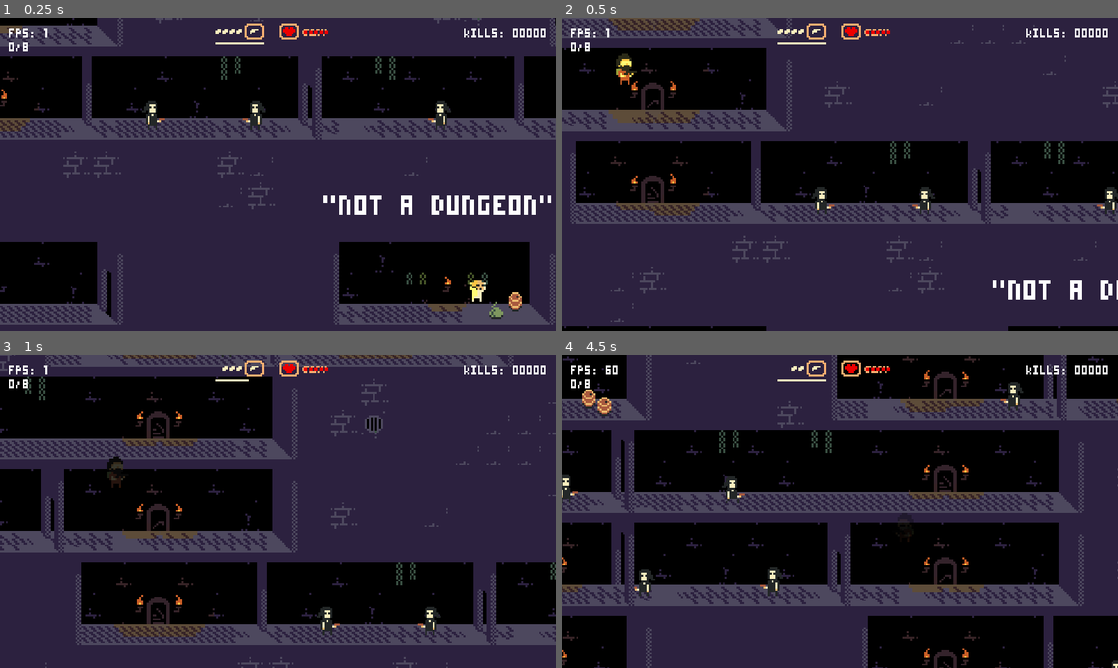
Above: before the commit, frames 1-4 (two rows, left to right).
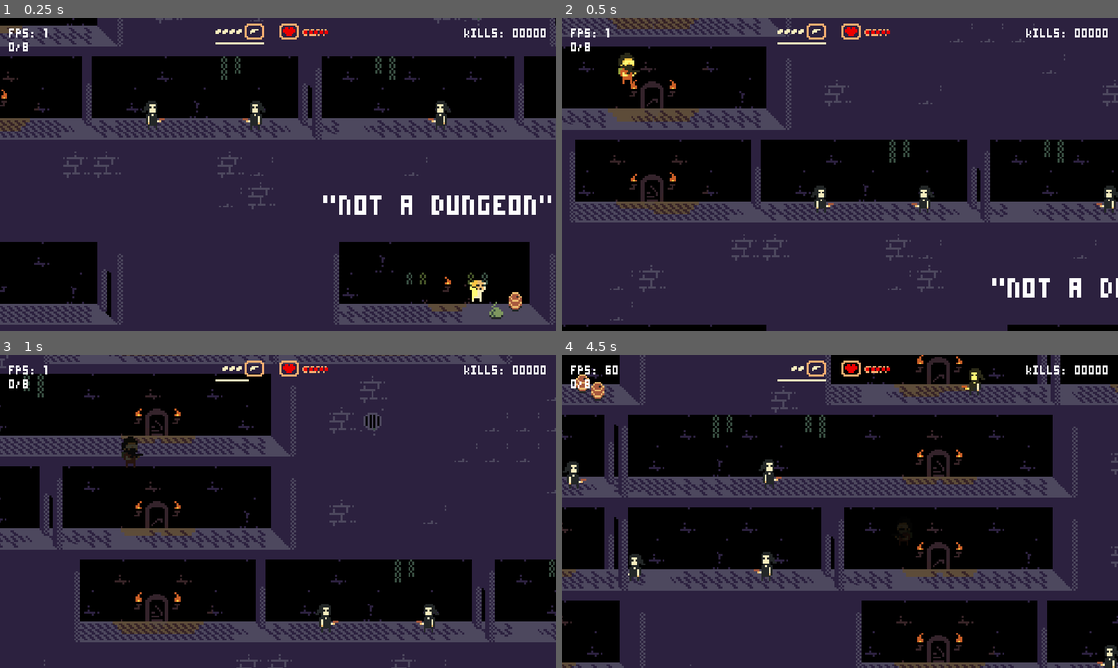
Above: after the commit, the same moments.

Repository: jimmyjonezz/gaminator20-dev
Game: Godot game, scene res://scene/main.tscn
Two runs of this game, one before a commit and one after it. Both use one fixed random seed, a clock stepped at 60 frames per second and the inputs below.
Inputs:
- Up to frame 1 (0.25 s): no input
- Up to frame 2 (0.5 s): no input
- Up to frame 3 (1 s): tap X (fire) at 0.5 s; hold Right (ui_right) from 0.53 s (still down); hold Z (enter) from 0.53 s (still down); tap Enter (ui_accept) at 0.77 s
- Up to frame 4 (4.5 s): tap X (fire) at 1.25, 1.35, 2, 2.75, 2.85, 3.5, 4.25, 4.35 s; release Right (ui_right) at 1.28 s; release Z (enter) at 1.28 s; hold Left (ui_left) 1.28-2.03 s; tap Enter (ui_accept) at 1.52, 3.02, 3.77 s; hold Z (enter) 2.03-2.78 s; hold Right (ui_right) 2.03-3.53 s; hold Z (enter) 3.53-4.28 s; hold Left (ui_left) from 3.53 s (still down)

Frame 1 is identical in both runs. In frame 2, 8.4% of the frame differs, in the area x 0-100%, y 0-100%; in frame 3, 15%; in frame 4, 39%.

Commit message:
1.5.3

Diff:
--- a/scene/enemy.tscn
+++ b/scene/enemy.tscn
@@ -205,9 +205,10 @@
 bus = "audio"
 
 [node name="rebirth" type="Timer" parent="."]
-wait_time = 60.0
+wait_time = 80.0
 [connection signal="area_entered" from="area2d" to="." method="_on_area2d_area_entered"]
 [connection signal="timeout" from="timer" to="." method="_on_timer_timeout"]
 [connection signal="timeout" from="dir_timer" to="." method="_on_dir_timer_timeout"]
 [connection signal="screen_entered" from="VisibilityNotifier2D" to="." method="_on_VisibilityNotifier2D_screen_entered"]
+[connection signal="screen_exited" from="VisibilityNotifier2D" to="." method="_on_VisibilityNotifier2D_screen_exited"]
 [connection signal="timeout" from="rebirth" to="." method="_on_rebirth_timeout"]
--- a/scene/main.tscn
+++ b/scene/main.tscn
@@ -27,6 +27,56 @@
 [sub_resource type="Shader" id=2]
 code = "shader_type canvas_item;
 
+uniform float precision;
+uniform float hue;
+
+const mat3 rgb2yiq = mat3(vec3(0.299, 0.587, 0.114), vec3(0.595716, -0.274453, -0.321263), vec3(0.211456, -0.522591, 0.311135));
+const mat3 yiq2rgb = mat3(vec3(1.0, 0.9563, 0.6210), vec3(1.0, -0.2721, -0.6474), vec3(1.0, -1.1070, 1.7046));
+
+void fragment() {
+	vec3 yColor = rgb2yiq * texture(SCREEN_TEXTURE, SCREEN_UV).rgb;
+	float originalHue = atan(yColor.b, yColor.g);
+	float finalHue = originalHue + hue;
+	float chroma = sqrt(yColor.b * yColor.b+yColor.g * yColor.g);
+	vec3 yFinalColor = vec3(yColor.r, chroma * cos(finalHue), chroma * sin(finalHue));
+
+	COLOR = vec4(yiq2rgb * yFinalColor, 1.0);
+}"
+
+[sub_resource type="ShaderMaterial" id=3]
+shader = SubResource( 2 )
+shader_param/precision = 1.0
+shader_param/hue = 1.0
+
+[sub_resource type="Shader" id=4]
+code = "shader_type canvas_item;
+
+// Source - https://godotengine.org/asset-library/asset/122
+
+uniform float brightness=0.8;
+uniform float contrast=1.5;
+uniform float saturation=1.8;
+
+void fragment() {
+
+	vec3 c = textureLod(SCREEN_TEXTURE,SCREEN_UV,0.0).rgb;
+
+	c.rgb = mix(vec3(0.0),c.rgb,brightness);
+	c.rgb = mix(vec3(0.5),c.rgb,contrast);
+	c.rgb = mix(vec3(dot(vec3(1.0),c.rgb)*0.33333),c.rgb,saturation);
+
+	COLOR.rgb=c;
+}"
+
+[sub_resource type="ShaderMaterial" id=5]
+shader = SubResource( 4 )
+shader_param/brightness = 0.8
+shader_param/contrast = 1.5
+shader_param/saturation = 1.8
+
+[sub_resource type="Shader" id=6]
+code = "shader_type canvas_item;
+
 void fragment() {
     vec3 col = -8.0 * texture(SCREEN_TEXTURE, SCREEN_UV).xyz;
     col += texture(SCREEN_TEXTURE, SCREEN_UV + vec2(0.0, SCREEN_PIXEL_SIZE.y)).xyz;
@@ -103,33 +153,7 @@
 shader_param/b_offset_x = 0.003
 shader_param/b_offset_y = 0.0
 
-[sub_resource type="Shader" id=8]
-code = "shader_type canvas_item;
-
-// Source - https://godotengine.org/asset-library/asset/122
-
-uniform float brightness=0.8;
-uniform float contrast=1.5;
-uniform float saturation=1.8;
-
-void fragment() {
-
-	vec3 c = textureLod(SCREEN_TEXTURE,SCREEN_UV,0.0).rgb;
-
-	c.rgb = mix(vec3(0.0),c.rgb,brightness);
-	c.rgb = mix(vec3(0.5),c.rgb,contrast);
-	c.rgb = mix(vec3(dot(vec3(1.0),c.rgb)*0.33333),c.rgb,saturation);
-
-	COLOR.rgb=c;
-}"
-
-[sub_resource type="ShaderMaterial" id=9]
-shader = SubResource( 8 )
-shader_param/brightness = 0.8
-shader_param/contrast = 1.5
-shader_param/saturation = 1.8
-
-[sub_resource type="Shader" id=10]
+[sub_resource type="Shader" id=12]
 code = "shader_type canvas_item;
 
 // Source - https://godotengine.org/asset-library/asset/122
@@ -590,7 +614,7 @@
 position = Vector2( 1000, 94 )
 
 [node name="enemy41" parent="enemys/ysort" instance=ExtResource( 7 )]
-position = Vector2( 1067, 190 )
+position = Vector2( 500, 142 )
 
 [node name="enemy42" parent="enemys/ysort" instance=ExtResource( 7 )]
 position = Vector2( 911, 190 )
@@ -644,10 +668,10 @@
 position = Vector2( 658, 142 )
 
 [node name="enemy46" parent="enemys/ysort" instance=ExtResource( 7 )]
-position = Vector2( 629, 142 )
+position = Vector2( 550, 142 )
 
 [node name="enemy47" parent="enemys/ysort" instance=ExtResource( 7 )]
-position = Vector2( 484, 142 )
+position = Vector2( 400, 142 )
 
 [node name="enemy45" parent="enemys/ysort" instance=ExtResource( 7 )]
 position = Vector2( 800, 142 )
@@ -809,7 +833,19 @@
 
 [node name="shaders" type="CanvasLayer" parent="."]
 
+[node name="hue_shader" type="TextureRect" parent="shaders"]
+visible = false
+material = SubResource( 3 )
+anchor_right = 1.0
+anchor_bottom = 1.0
+texture = ExtResource( 2 )
+expand = true
+__meta__ = {
+"_edit_use_anchors_": false
+}
+
 [node name="control" type="Control" parent="shaders"]
+visible = false
 anchor_right = 1.0
 anchor_bottom = 1.0
 size_flags_horizontal = 3
@@ -818,9 +854,9 @@
 "_edit_use_anchors_": false
 }
 
-[node name="post_processing_shader" type="TextureRect" parent="shaders/control"]
-visible = false
-material = SubResource( 3 )
+[node name="bcs" type="TextureRect" parent="shaders/control"]
+visible = false
+material = SubResource( 5 )
 anchor_right = 1.0
 anchor_bottom = 1.0
 texture = ExtResource( 2 )
@@ -829,9 +865,9 @@
 "_edit_use_anchors_": false
 }
 
-[node name="shader_swirl" type="TextureRect" parent="shaders/control"]
-visible = false
-material = SubResource( 5 )
+[node name="post_processing_shader" type="TextureRect" parent="shaders/control"]
+visible = false
+material = SubResource( 7 )
 anchor_right = 1.0
 anchor_bottom = 1.0
 texture = ExtResource( 2 )
@@ -840,9 +876,9 @@
 "_edit_use_anchors_": false
 }
 
-[node name="hromatic" type="TextureRect" parent="shaders/control"]
-visible = false
-material = SubResource( 7 )
+[node name="shader_swirl" type="TextureRect" parent="shaders/control"]
+visible = false
+material = SubResource( 9 )
 anchor_right = 1.0
 anchor_bottom = 1.0
 texture = ExtResource( 2 )
@@ -851,9 +887,9 @@
 "_edit_use_anchors_": false
 }
 
-[node name="bcs" type="TextureRect" parent="shaders/control"]
-visible = false
-material = SubResource( 9 )
+[node name="hromatic" type="TextureRect" parent="shaders/control"]
+visible = false
+material = SubResource( 11 )
 anchor_right = 1.0
 anchor_bottom = 1.0
 texture = ExtResource( 2 )
@@ -966,13 +1002,13 @@
 [node name="timer" type="Label" parent="ui"]
 visible = false
 anchor_right = 1.0
-margin_left = 5.0
+margin_left = 26.0
 margin_top = 13.0
 margin_right = -647.0
 margin_bottom = 19.0
 size_flags_horizontal = 7
 size_flags_vertical = 1
-custom_fonts/font = SubResource( 21 )
+custom_fonts/font = SubResource( 23 )
 text = "0:00"
 align = 1
 uppercase = true
--- a/script/enemy.gd
+++ b/script/enemy.gd
@@ -13,6 +13,7 @@
 var state_machine
 var hard = false
 var frame = 0
+var activate
 
 onready var props = get_node("../../../props")
 onready var tiles = get_node("../../../map").get_child(1)
@@ -86,6 +87,9 @@
 	set_physics_process(false)
 
 func _process(delta):
+	if not activate:
+		return
+
 	#луч рэйкаста чего-то касается?
 	var target_dis = $raycast.is_colliding()
 	#если да, то флаг активен и можно стрелять
@@ -212,6 +216,7 @@
 
 func _on_VisibilityNotifier2D_screen_entered():
 	set_physics_process(true)
+	activate = true
 
 func _on_rebirth_timeout():
 	if key.visible:
@@ -220,3 +225,7 @@
 		get_node("../../../enemys").spawn_enemy(idx, hard)
 		$rebirth.stop()
 		queue_free()
+
+func _on_VisibilityNotifier2D_screen_exited():
+	set_physics_process(false)
+	activate = false
--- a/script/main.gd
+++ b/script/main.gd
@@ -28,6 +28,8 @@
 	for x in spawn_enemy:
 		var m = "Vector2%s" % x.position
 		sd.push_back(m)
+
+	#не используется???
 
 func set_camera_limits() -> void:
 	#берем границы tilemap - back
--- a/script/ui.gd
+++ b/script/ui.gd
@@ -114,4 +114,4 @@
 func _on_player_pickup():
 	var health = health_count
 	health_count = 5
-	animate_value($margin/hbox_right/health/health_progress, health, health_count, 0.7)
+	animate_value($margin/hbox_left/health/health_progress, health, health_count, 0.7)
Not shown: 18 places in scene/main.tscn that only renumber resources
